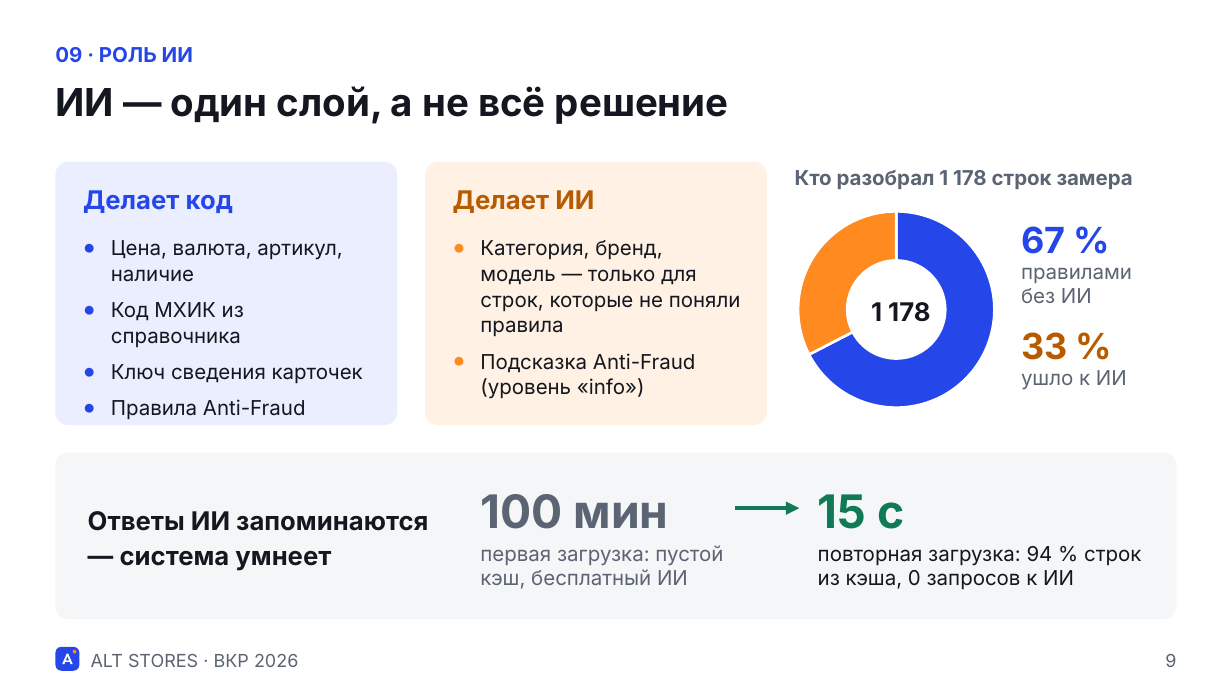
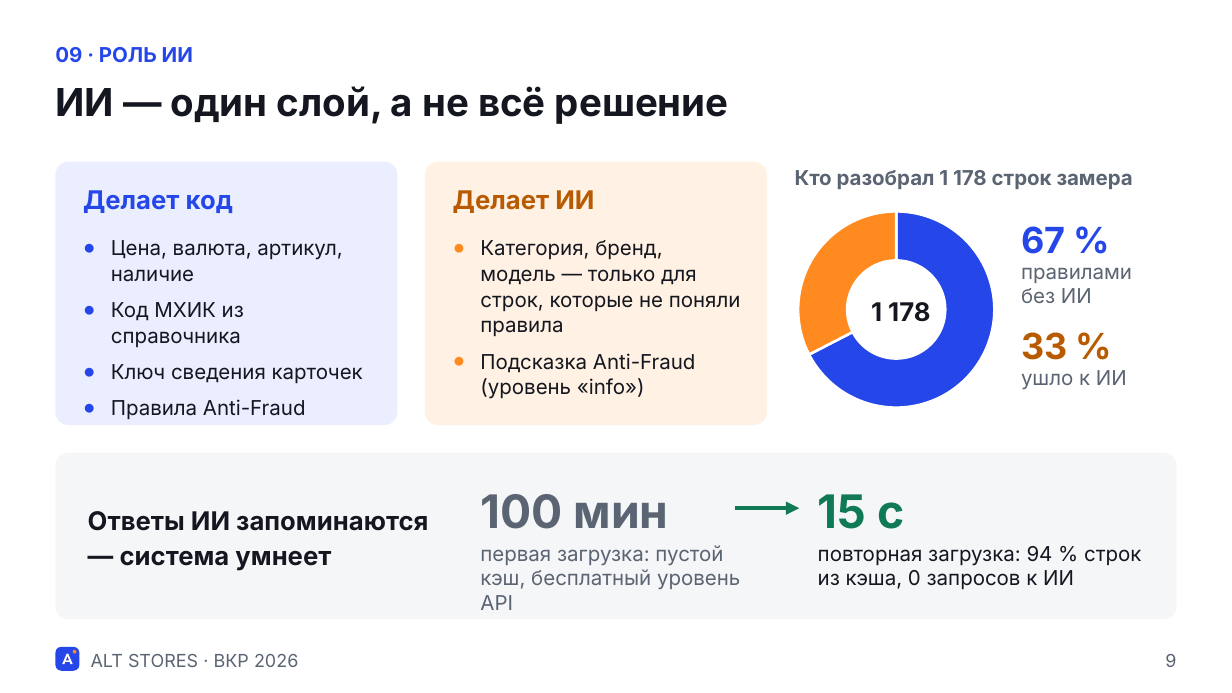
Before and after one commit to AzizArgon/alt-stores, a slide deck: slide 9 of docs/presentation/ALT_STORES_defense.pptx. Drawn at 1232x693 pixels with LibreOffice and Linux fonts; fonts in the diff are those of the drawing. Boxes give left, top, right and bottom in pixels: in the first picture for what was removed or moved away, otherwise in the second. Text is boxed around its words. In the diff, an @@ line names an element or a change of style, - is before the commit and + after.

```diff
--- a/docs/presentation/ALT_STORES_defense.pptx
+++ b/docs/presentation/ALT_STORES_defense.pptx
@@ text at (480,545,740,610): text changed @@
-первая загрузка: пустой кэш, бесплатный ИИ
+первая загрузка: пустой кэш, бесплатный уровень API
```
Also in this commit, not shown: 12 other slides changed, 3 slides removed, 25 other files.
